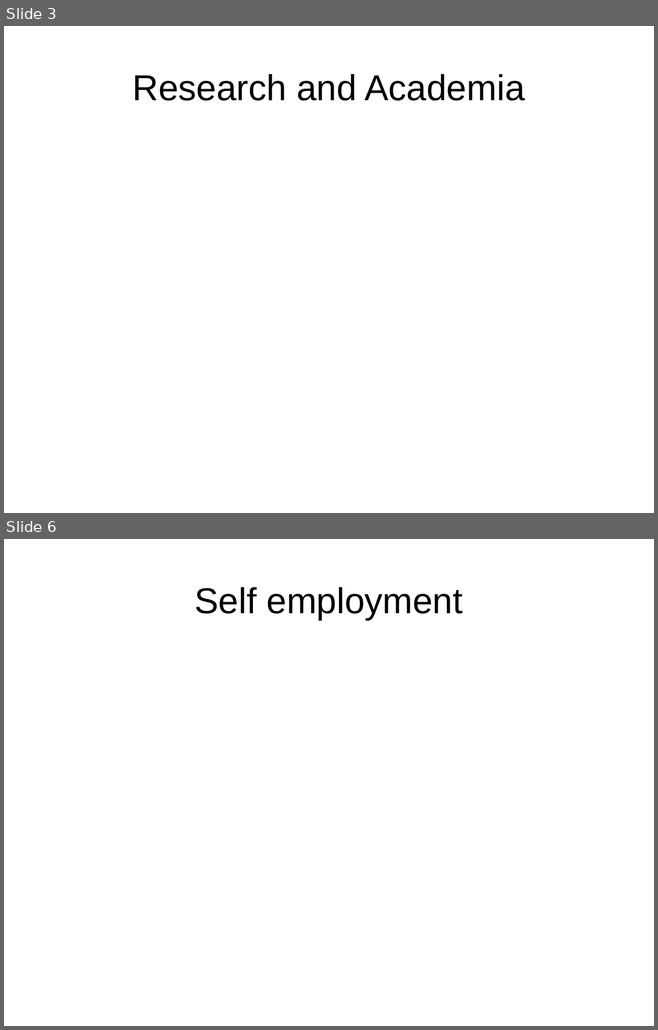
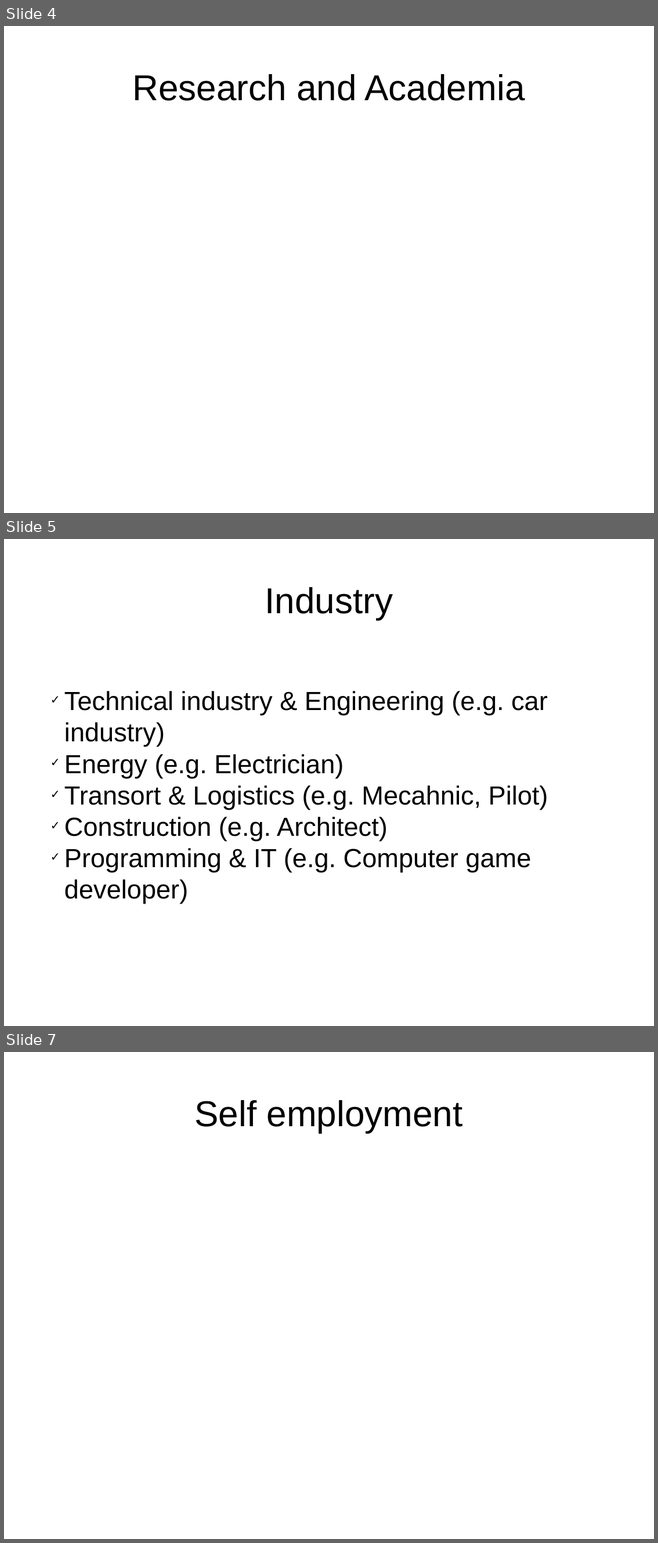
Before and after one commit to Schuea/PhD, a slide deck: talks/LCWS_Morioka_Outreach_Future.odp. Shown one above the other, each under a label of ours: slides 3 and 6 before the commit, slides 4, 5 and 7 after it; the slides between them are not shown. The pictures are 658x1030 and 658x1543 pixels, drawn with LibreOffice and Linux fonts; fonts in the diff are those of the drawing. Boxes give left, top, right and bottom in pixels: in the first picture for what was removed or moved away, otherwise in the second. Text is boxed around its words. In the diff, an @@ line names an element or a change of style, - is before the commit and + after.

```diff
--- a/talks/LCWS_Morioka_Outreach_Future.odp
+++ b/talks/LCWS_Morioka_Outreach_Future.odp
@@ slide 5 added at <box>4,539,654,1026</box>, background #FFFFFF @@
@@ title added at <box>264,587,393,620</box>, 44 pt, text #000000 @@
+Industry
@@ subtitle added at <box>64,691,548,904</box>, 32 pt, text #000000 @@
+  ✓ Technical industry & Engineering (e.g. car industry)
+  ✓ Energy (e.g. Electrician)
+  ✓ Transort & Logistics (e.g. Mecahnic, Pilot)
+  ✓ Construction (e.g. Architect)
+  ✓ Programming & IT (e.g. Computer game developer)
@@ what was slide 3 is now slide 4 @@
@@ what was slide 6 is now slide 7 @@
```
Also in this commit, not shown: 2 slides changed, 2 other slides added, 1 slide removed.
